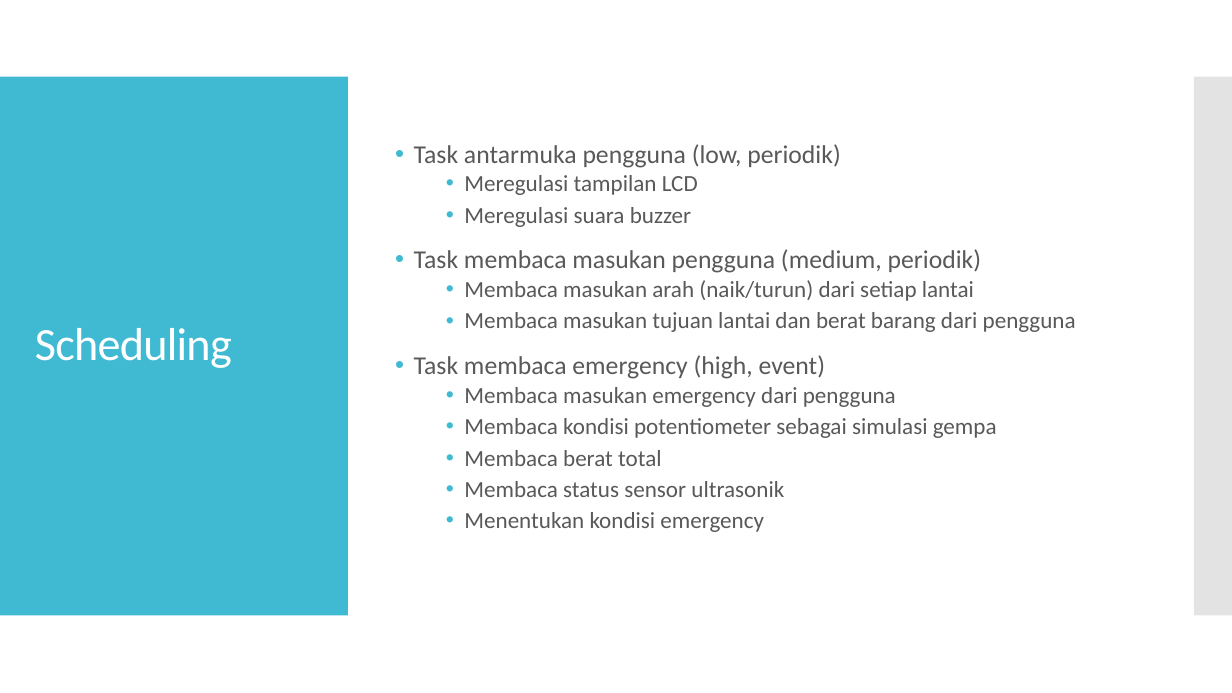
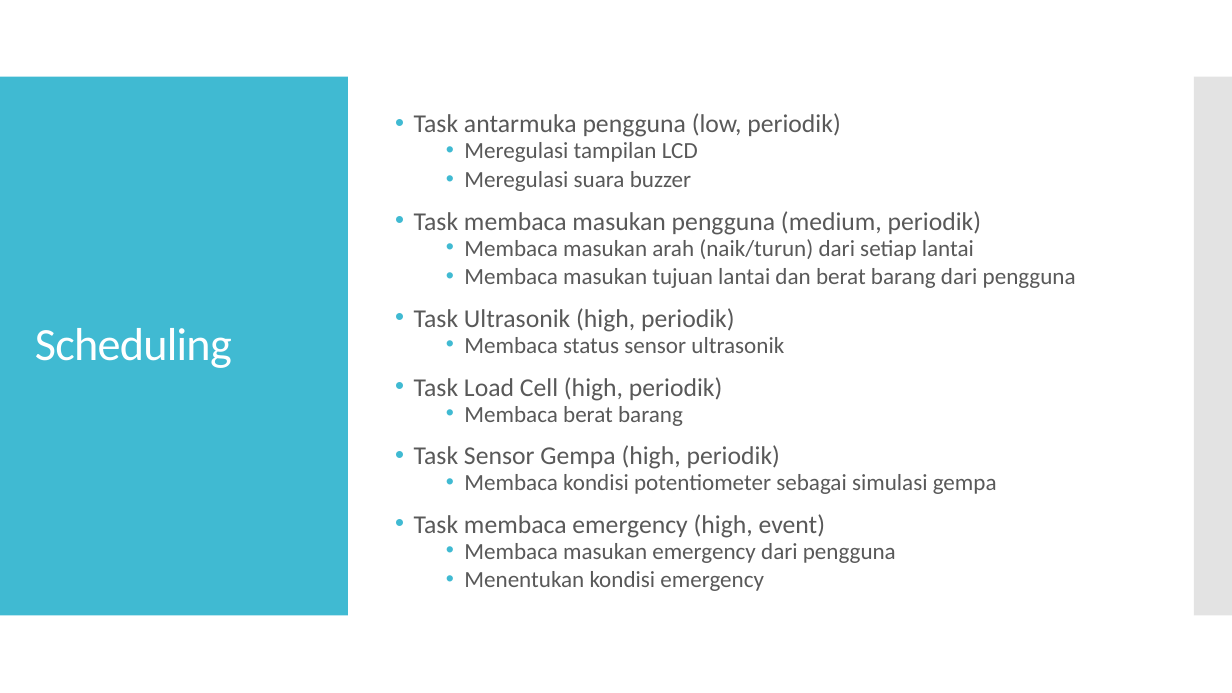
Before and after one commit to dillahstudent/TuBes_STL_K4, a slide deck: slide 5 of Tugas8_STL_Kelompok4.pptx. Drawn at 1232x693 pixels with LibreOffice and Linux fonts; fonts in the diff are those of the drawing. Boxes give left, top, right and bottom in pixels: in the first picture for what was removed or moved away, otherwise in the second. Text is boxed around its words. In the diff, an @@ line names an element or a change of style, - is before the commit and + after.

Commit message:
Update/divide task

```diff
--- a/Tugas8_STL_Kelompok4.pptx
+++ b/Tugas8_STL_Kelompok4.pptx
@@ text at [414,113,1076,591]: line spacing 0.9 to 0.8 @@
@@ text at [414,308,997,494]: paragraphs added @@
+• Task Ultrasonik (high, periodik)
+  • Membaca status sensor ultrasonik
+• Task Load Cell (high, periodik)
+  • Membaca berat barang
+• Task Sensor Gempa (high, periodik)
+  • Membaca kondisi potentiometer sebagai simulasi gempa
@@ text at [464,418,997,497]: paragraphs removed @@
-  • Membaca kondisi potentiometer sebagai simulasi gempa
-  • Membaca berat total
-  • Membaca status sensor ultrasonik
```
Also in this commit, not shown: 1 other slide changed.
